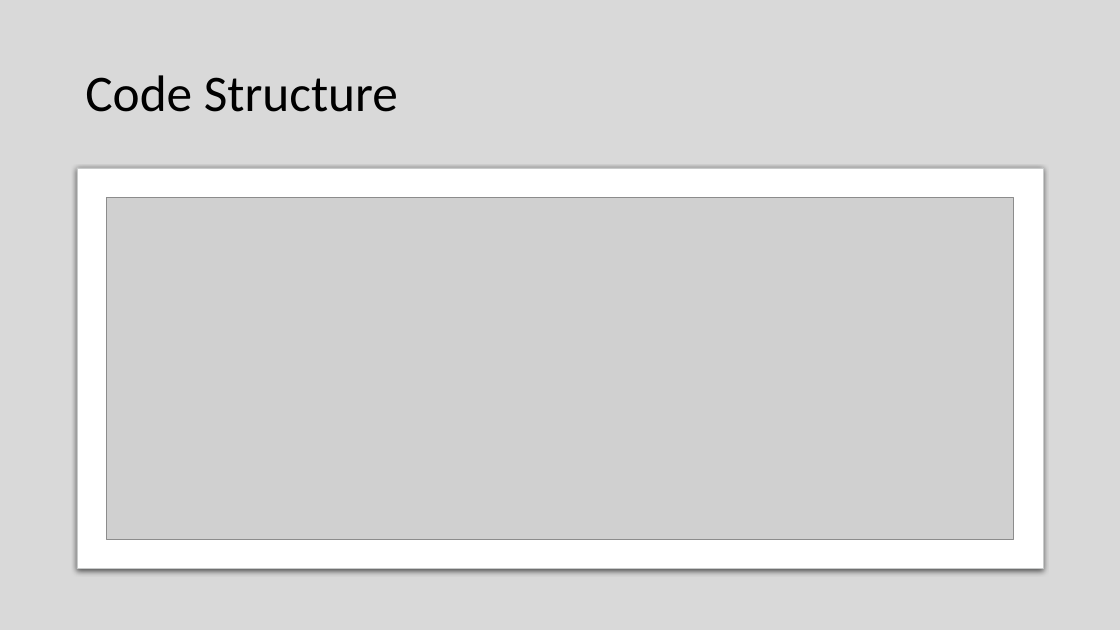
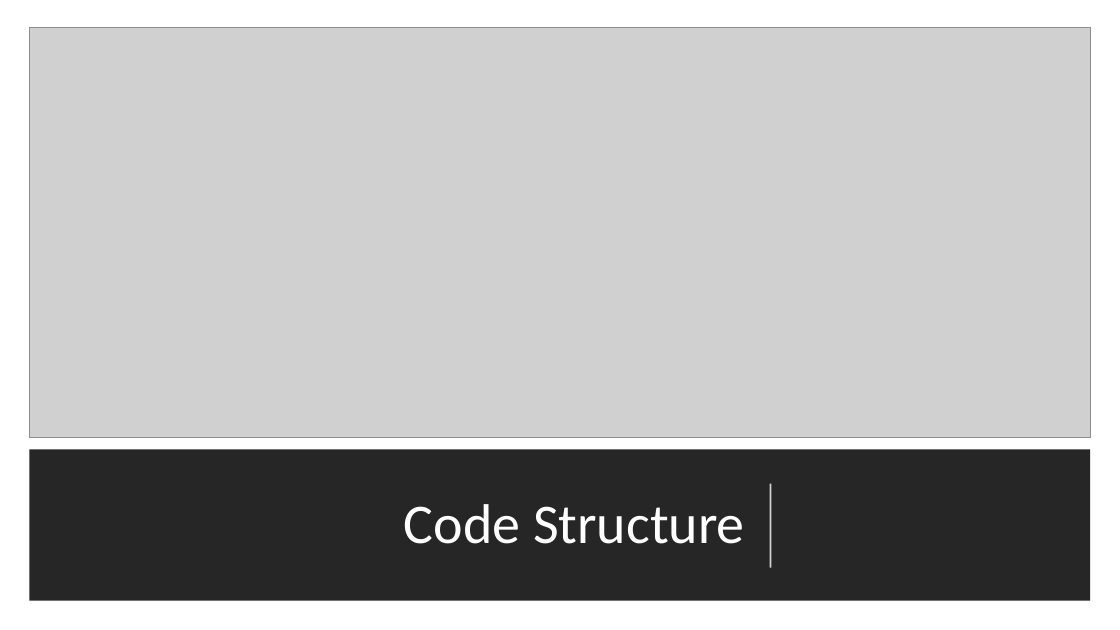
Before and after one commit to ishitamehta2604/Monte-Carlo-Simulation, a slide deck: slide 7 of BlackJack.pptx (slide 8 before the commit). Drawn at 1120x630 pixels with LibreOffice and Linux fonts; fonts in the diff are those of the drawing; grey boxes stand for pictures. Boxes give left, top, right and bottom in pixels: in the first picture for what was removed or moved away, otherwise in the second. Text is boxed around its words. In the diff, an @@ line names an element or a change of style, - is before the commit and + after.

```diff
--- a/BlackJack.pptx
+++ b/BlackJack.pptx
@@ background #E7E6E6 to #FFFFFF @@
@@ rectangle removed at (x1=0, y1=0, x2=1120, y2=630) @@
@@ picture added at (x1=29, y1=28, x2=1091, y2=438) @@
@@ rounded rectangle removed at (x1=77, y1=168, x2=1044, y2=569) @@
@@ picture removed at (x1=107, y1=197, x2=1014, y2=539) @@
@@ rectangle added at (x1=29, y1=450, x2=1091, y2=601), fill #262626 @@
@@ title "Code Structure" moved from (x1=85, y1=75, x2=398, y2=112) to (x1=404, y1=504, x2=745, y2=544) @@
@@ title "Code Structure" at (x1=404, y1=504, x2=745, y2=544): size 44 to 48 pt, text colour #000000 to #FFFFFF; alignment left to right @@
@@ line added from (770, 568) to (770, 484), #FFFFFF 1.5 pt @@
```
Also in this commit, not shown: 5 other slides changed, 2 slides added, 3 slides removed, 1 other file.
